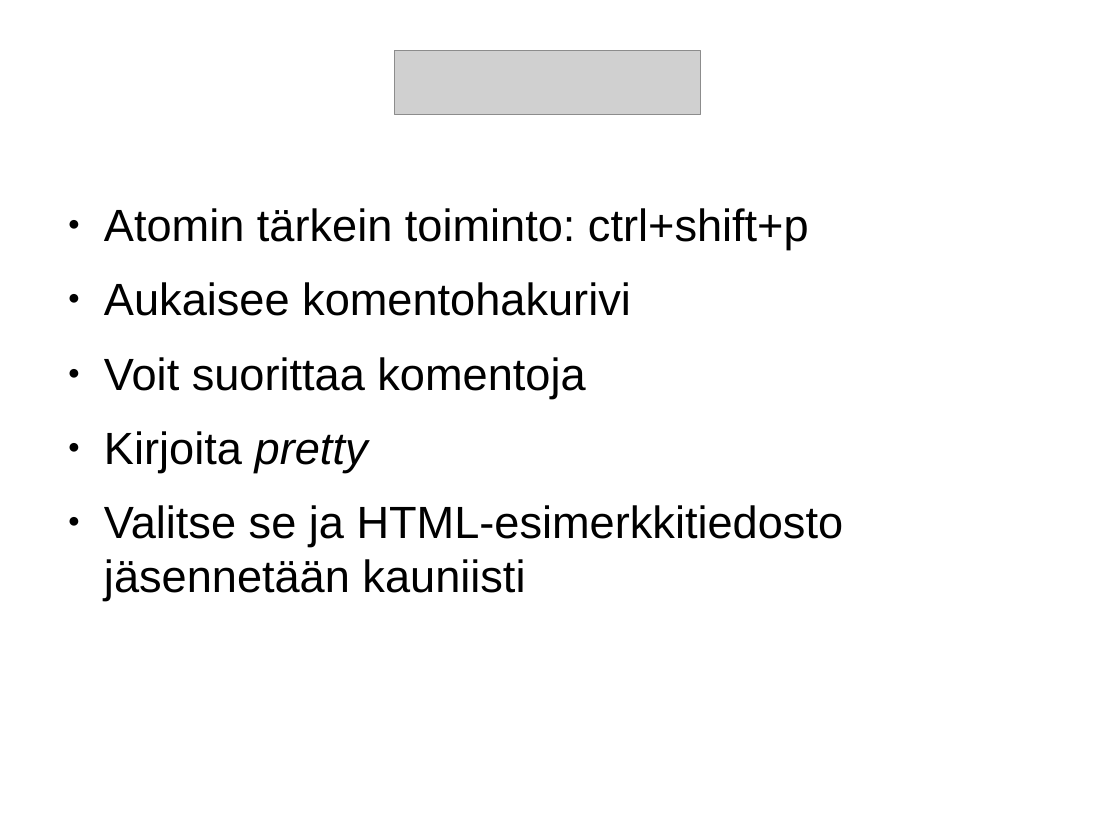
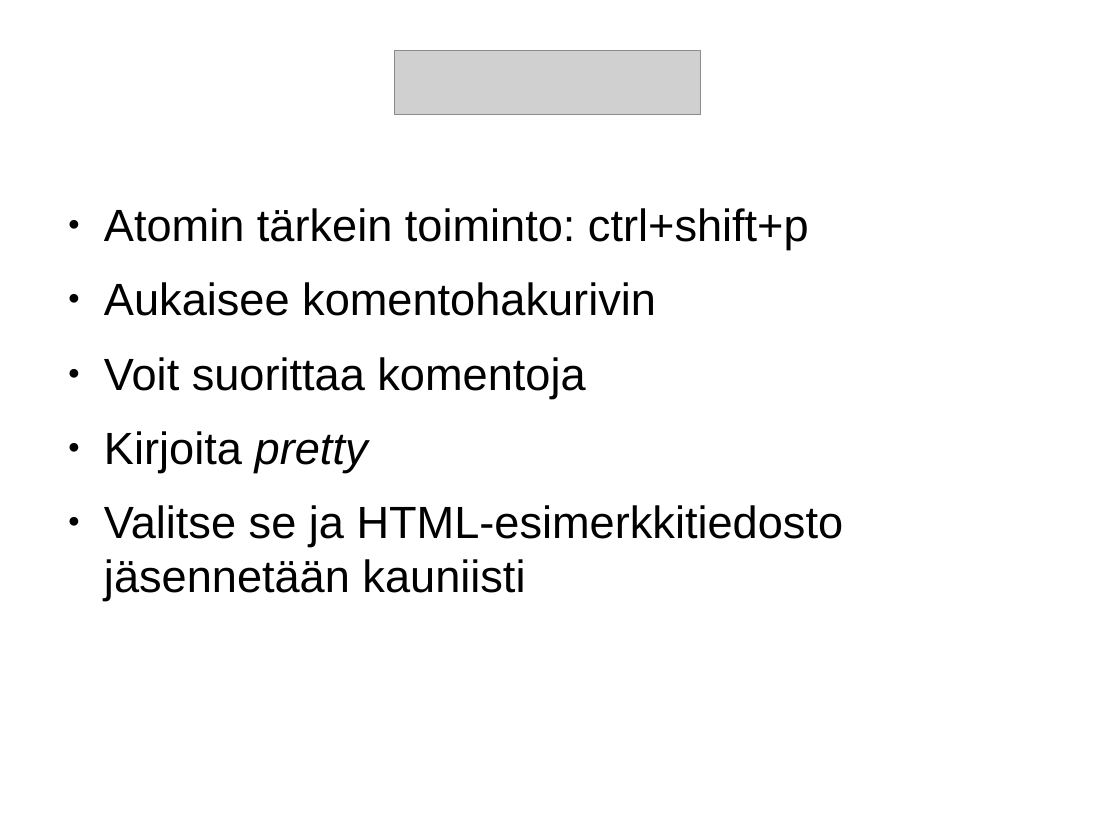
Before and after one commit to juhanurmi/atom-editor-tutorial, a slide deck: slide 9 of Atom-tutorial.odp. Drawn at 1120x840 pixels with LibreOffice and Linux fonts; fonts in the diff are those of the drawing; grey boxes stand for pictures. Boxes give left, top, right and bottom in pixels: in the first picture for what was removed or moved away, otherwise in the second. Text is boxed around its words. In the diff, an @@ line names an element or a change of style, - is before the commit and + after.

```diff
--- a/Atom-tutorial.odp
+++ b/Atom-tutorial.odp
@@ text at (104, 282, 656, 316): text changed @@
-● Aukaisee komentohakurivi
+● Aukaisee komentohakurivin
```
Also in this commit, not shown: 1 other file.
